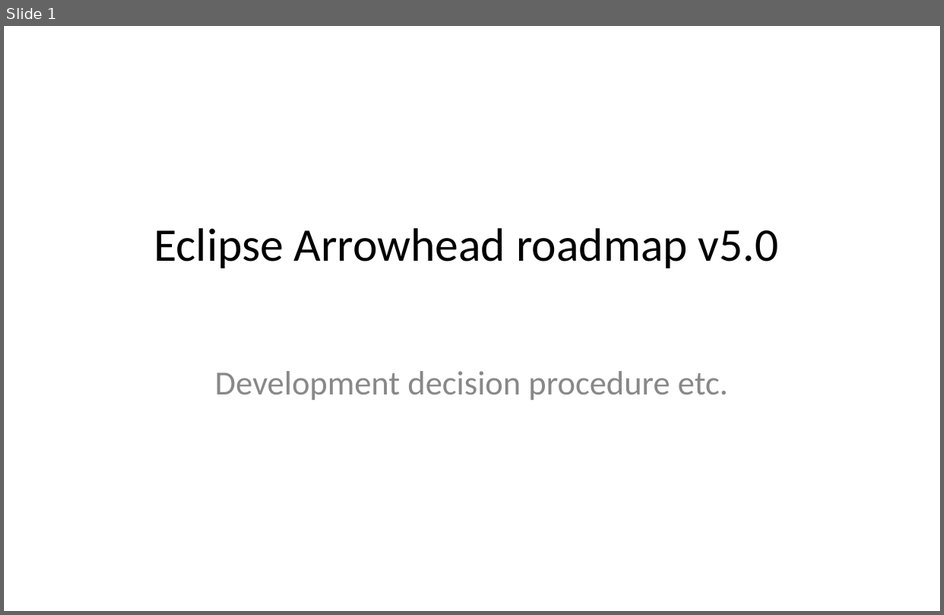
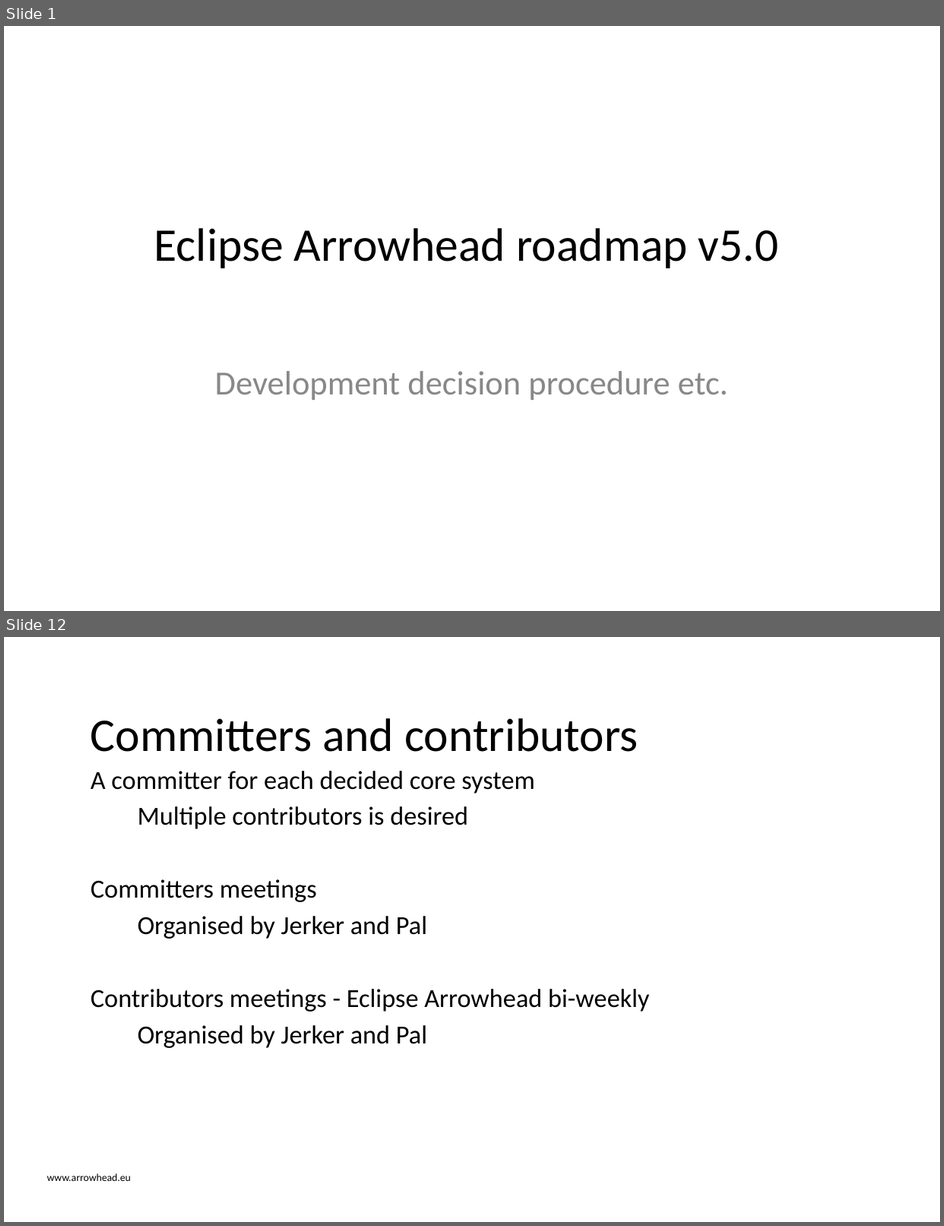
Before and after one commit to eclipse-arrowhead/roadmap, a slide deck: Governanace_strategy/Eclipse_Arrowhead_Roadmap_organisation.pptx. Shown one above the other, each under a label of ours: slide 1 before the commit, slides 1 and 12 after it; the slides between them are not shown. The pictures are 944x615 and 944x1226 pixels, drawn with LibreOffice and Linux fonts; fonts in the diff are those of the drawing; background and template pictures are left out. Boxes give left, top, right and bottom in pixels: in the first picture for what was removed or moved away, otherwise in the second. Text is boxed around its words. In the diff, an @@ line names an element or a change of style, - is before the commit and + after.

```diff
--- a/Governanace_strategy/Eclipse_Arrowhead_Roadmap_organisation.pptx
+++ b/Governanace_strategy/Eclipse_Arrowhead_Roadmap_organisation.pptx
@@ slide 12 added at [4, 637, 940, 1222], background #FFFFFF @@
@@ title added at [91, 718, 639, 752], 36 pt, text #000000 @@
+Committers and contributors
@@ text added at [91, 771, 650, 1048], 20 pt, text #000000 @@
+A committer for each decided core system
+  Multiple contributors is desired
+Committers meetings
+  Organised by Jerker and Pal
+Contributors meetings - Eclipse Arrowhead bi-weekly
+  Organised by Jerker and Pal
@@ text added at [47, 1174, 131, 1181], 8 pt, text #000000 @@
+www.arrowhead.eu
```
Also in this commit, not shown: 13 slides changed, 3 slides removed, 8 other files.
